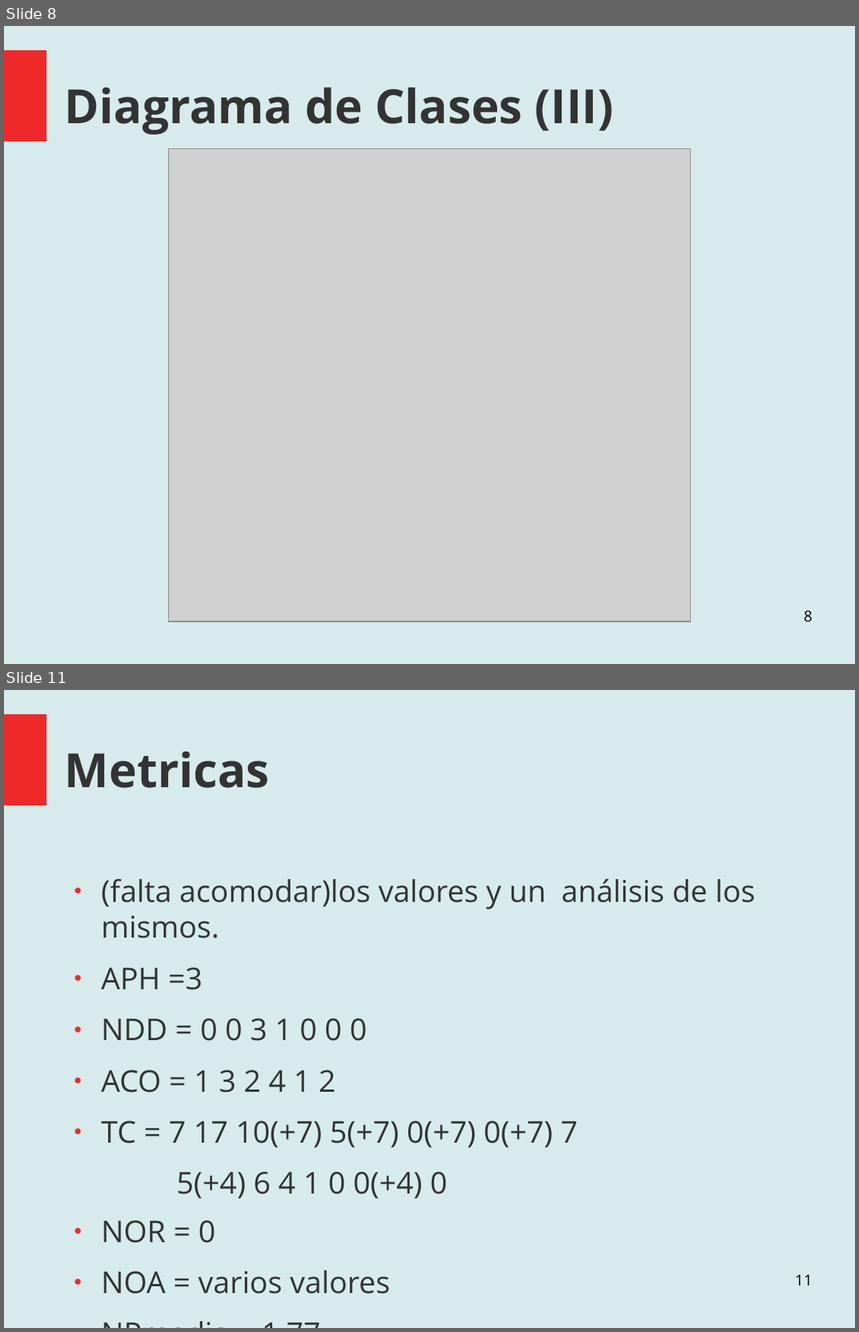
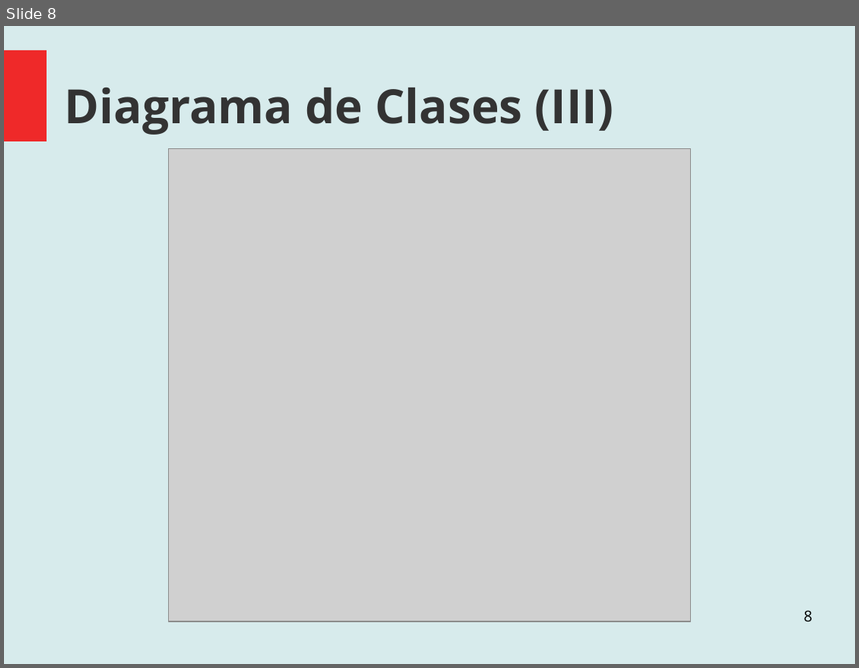
Before and after one commit to santiago-m/ProyectoAnalisisYDise-o, a slide deck: Documentation/Muestra de Avances.odp. Shown one above the other, each under a label of ours: slides 8 and 11 before the commit, slide 8 after it; the slides between them are not shown. The pictures are 859x1332 and 859x668 pixels, drawn with LibreOffice and Linux fonts; fonts in the diff are those of the drawing; grey boxes stand for pictures. Boxes give left, top, right and bottom in pixels: in the first picture for what was removed or moved away, otherwise in the second. Text is boxed around its words. In the diff, an @@ line names an element or a change of style, - is before the commit and + after.

```diff
--- a/Documentation/Muestra de Avances.odp
+++ b/Documentation/Muestra de Avances.odp
@@ slide 11 removed at bbox=[4, 690, 855, 1328], background #D7EBEC; not listed: 1 template element that a slide beside it also shows @@
@@ title removed at bbox=[65, 752, 269, 788] @@
-Metricas
@@ text removed at bbox=[101, 878, 756, 1294] @@
-● (falta acomodar)los valores y un análisis de los mismos.
-● APH =3
-● NDD = 0 0 3 1 0 0 0
-● ACO = 1 3 2 4 1 2
-● TC = 7 17 10(+7) 5(+7) 0(+7) 0(+7) 7
-  5(+4) 6 4 1 0 0(+4) 0
-● NOR = 0
-● NOA = varios valores
-● NPmedia = 1,77
@@ page number removed at bbox=[795, 1275, 813, 1286] @@
-11
```
Also in this commit, not shown: 3 slides changed, 7 slides added, 1 other slide removed.
